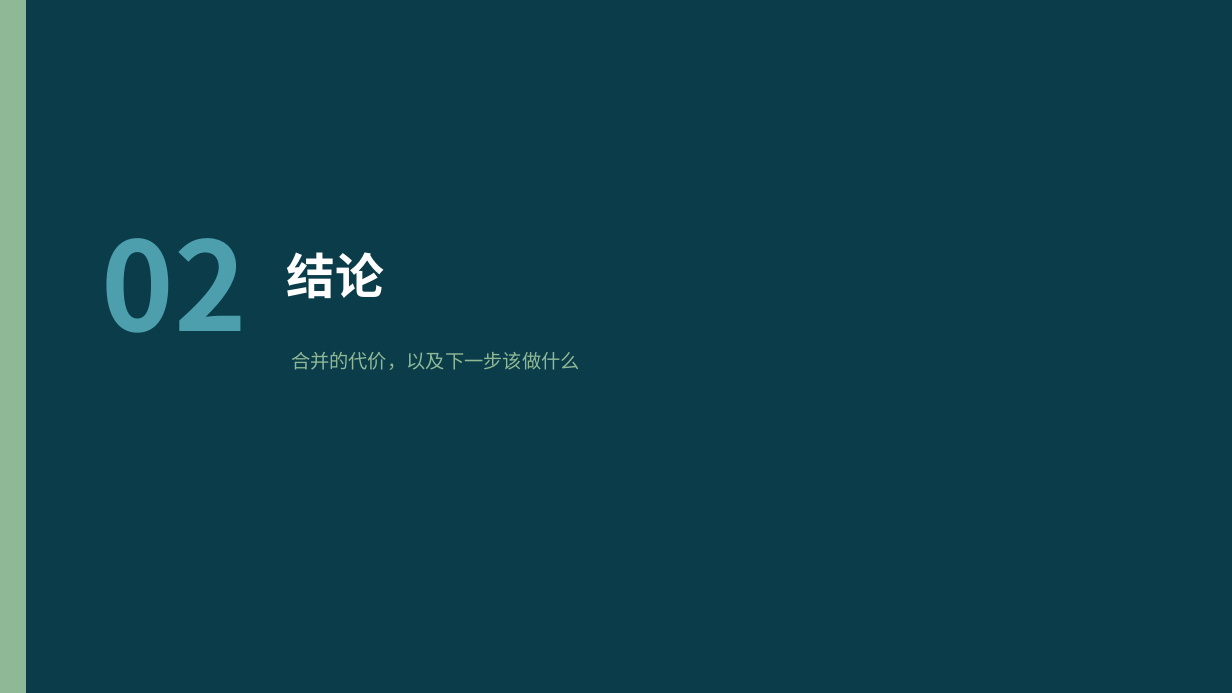
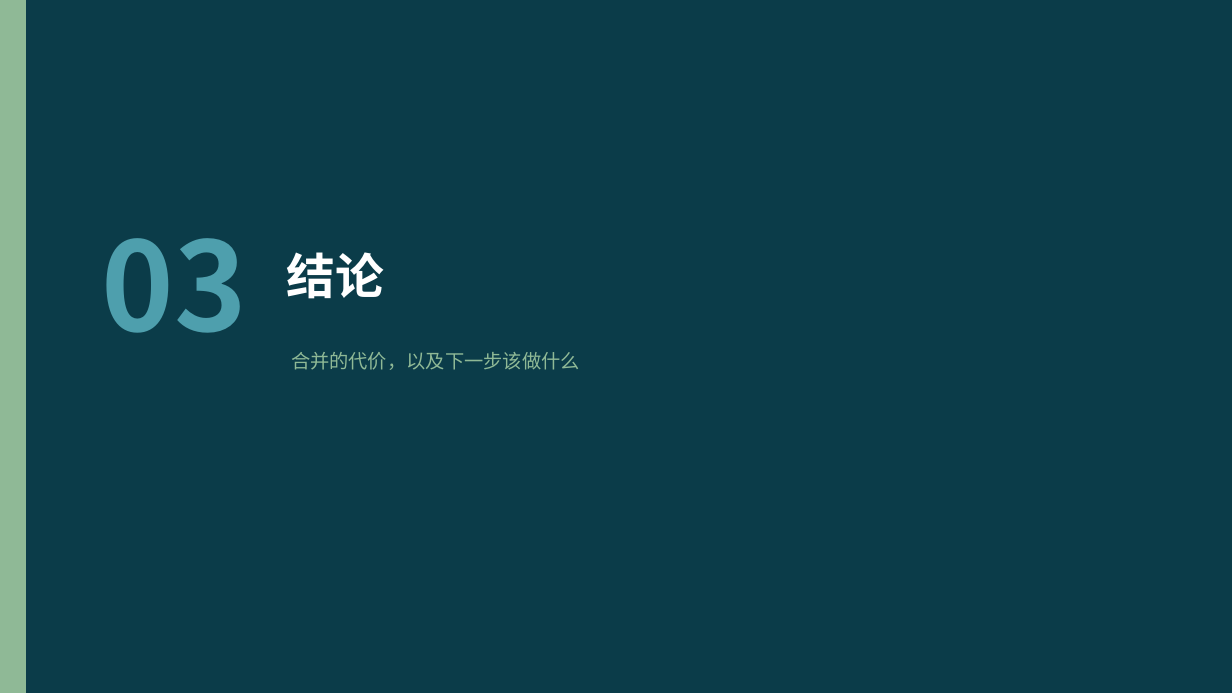
Before and after one commit to pengsihua2023/Christina-machine-learning-project, a slide deck: slide 16 of slides/Poultry_Cohort_Results_ZH.pptx (slide 12 before the commit). Drawn at 1232x693 pixels with LibreOffice and Linux fonts; fonts in the diff are those of the drawing. Boxes give left, top, right and bottom in pixels: in the first picture for what was removed or moved away, otherwise in the second. Text is boxed around its words. In the diff, an @@ line names an element or a change of style, - is before the commit and + after.

```diff
--- a/slides/Poultry_Cohort_Results_ZH.pptx
+++ b/slides/Poultry_Cohort_Results_ZH.pptx
@@ text at (x1=102, y1=238, x2=247, y2=333): text changed @@
-02
+03
```
Also in this commit, not shown: 4 other slides changed, 4 slides added, 2 other files.
